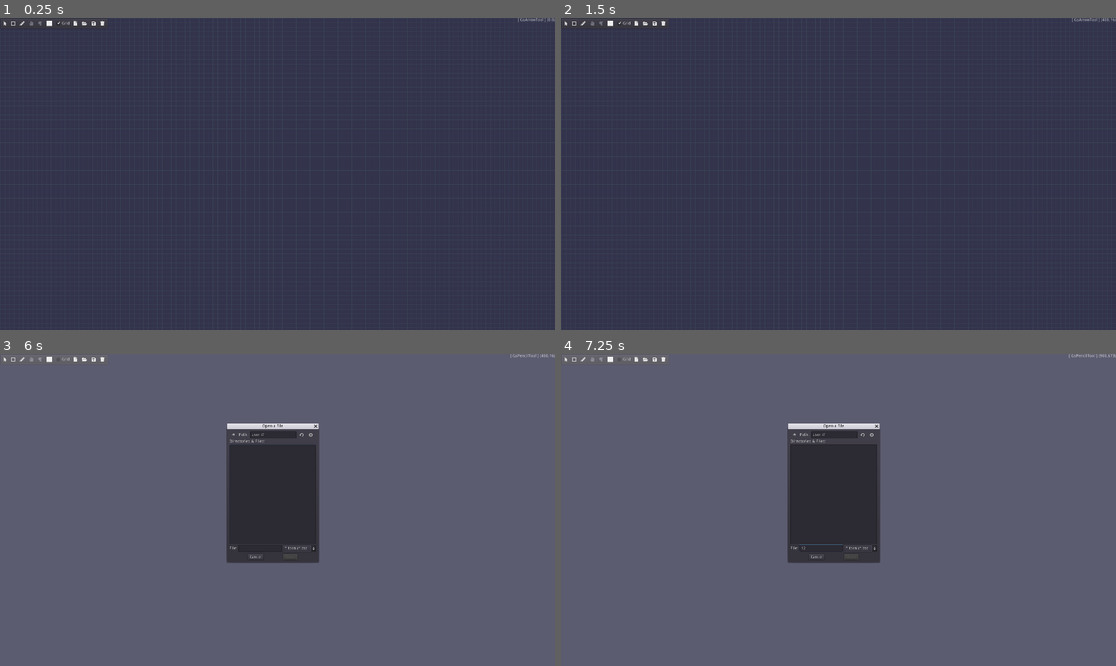
Above: before the commit, frames 1-4 (two rows, left to right).
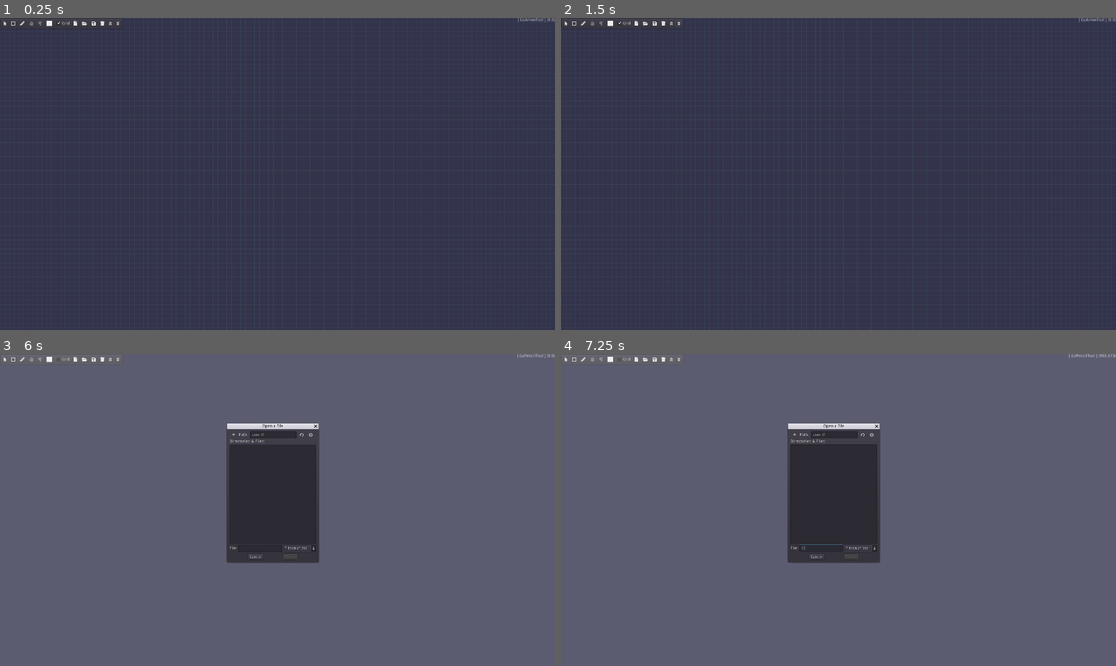
Above: after the commit, the same moments.

Repository: tangentstorm/fnarbmlyx
Game: Godot game, scene res://gslib/GsApp.tscn
Two runs of this game, one before a commit and one after it. Both use one fixed random seed, a clock stepped at 60 frames per second and the inputs below.
Inputs (mouse positions are in pixels of both pictures, inside the frame that each line leads up to):
- Up to frame 1 (0.25 s): no input
- Up to frame 2 (1.5 s): click (672, 24) at 0.5 s, where only the run after the commit has a clickable ""; click (677, 24) at 1.25 s, where only the run after the commit has a clickable ""
- Up to frame 3 (6 s): click "" at 2 s; click "" at 2.75 s; click "" at 3.5 s; click "Grid" at 4.25 s; click "" at 5 s; click "" at 5.75 s
- Up to frame 4 (7.25 s): click (821, 547) at 6.52 s; type "12" at 6.6 s

The runs differ from the first frame. In frame 1, less than 0.1% of the frame differs, in the area x 19-22%, y 1-3%; in frame 2, less than 0.1%, in the area x 19-100%, y 0-3%; in frame 3, less than 0.1%; in frame 4, less than 0.1%.

Commit message:
buttons for move selection to front/back

Diff:
--- a/gslib/GsApp.gd
+++ b/gslib/GsApp.gd
@@ -75,3 +75,17 @@
 
 func _on_color_popup_closed():
 	ignore_mouse -= 1
+
+
+func _on_to_front_pressed():
+	var n = $sketch.get_child_count()
+	for c in $sketch.get_children():
+		if c is GsBase and c.selected:
+			$sketch.move_child(c, n)
+
+func _on_to_back_pressed():
+	var ch = $sketch.get_children()
+	for i in range(len(ch)):
+		var c : Control = ch[i]
+		if c is GsBase and c.selected:
+			$sketch.move_child(c, 0)
--- a/gslib/GsApp.tscn
+++ b/gslib/GsApp.tscn
@@ -196,7 +196,7 @@
 [node name="hbox" type="HBoxContainer" parent="toolbar"]
 margin_left = 7.0
 margin_top = 7.0
-margin_right = 367.0
+margin_right = 427.0
 margin_bottom = 31.0
 __meta__ = {
 "_edit_use_anchors_": false
@@ -316,6 +316,24 @@
 hint_tooltip = "delete"
 custom_fonts/font = ExtResource( 12 )
 text = ""
+flat = true
+
+[node name="to_front" type="Button" parent="toolbar/hbox"]
+margin_left = 364.0
+margin_right = 386.0
+margin_bottom = 24.0
+hint_tooltip = "move to front"
+custom_fonts/font = ExtResource( 12 )
+text = ""
+flat = true
+
+[node name="to_back" type="Button" parent="toolbar/hbox"]
+margin_left = 390.0
+margin_right = 412.0
+margin_bottom = 24.0
+hint_tooltip = "move to back"
+custom_fonts/font = ExtResource( 12 )
+text = ""
 flat = true
 
 [node name="fog" type="ColorRect" parent="."]
@@ -353,6 +371,8 @@
 [connection signal="pressed" from="toolbar/hbox/load" to="." method="_on_load_pressed"]
 [connection signal="pressed" from="toolbar/hbox/save" to="." method="_on_save_pressed"]
 [connection signal="pressed" from="toolbar/hbox/delete" to="." method="_on_delete_pressed"]
+[connection signal="pressed" from="toolbar/hbox/to_front" to="." method="_on_to_front_pressed"]
+[connection signal="pressed" from="toolbar/hbox/to_back" to="." method="_on_to_back_pressed"]
 [connection signal="about_to_show" from="FileDialog" to="." method="_on_FileDialog_about_to_show"]
 [connection signal="confirmed" from="FileDialog" to="." method="_on_FileDialog_confirmed"]
 [connection signal="file_selected" from="FileDialog" to="." method="_on_FileDialog_file_selected"]
